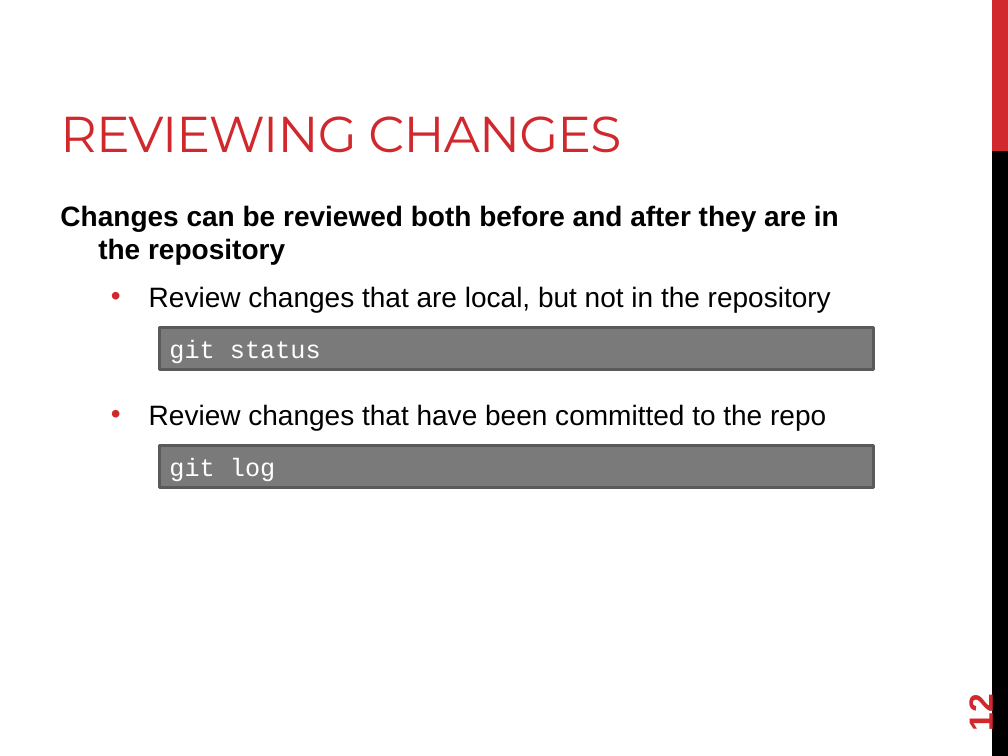
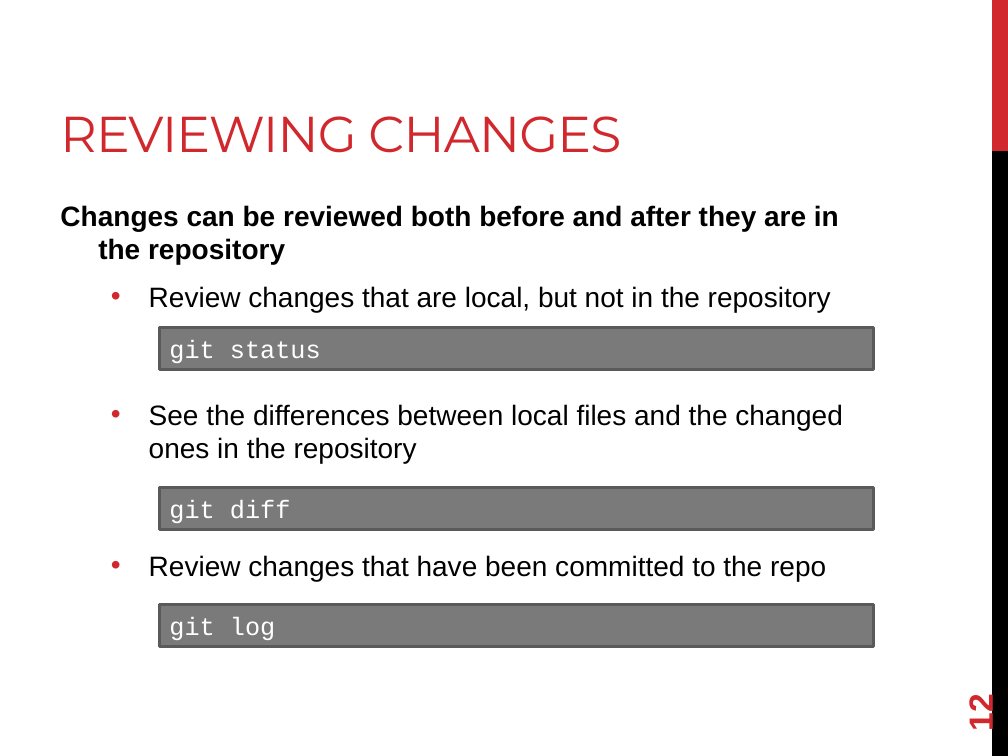
Before and after one commit to joshpeterson/DevelopingConcurrentSoftware, a slide deck: slide 12 of Lectures/Introduction to Distributed Version Control/Introduction to Distributed Version Control.pptx. Drawn at 1008x756 pixels with LibreOffice and Linux fonts; fonts in the diff are those of the drawing. Boxes give left, top, right and bottom in pixels: in the first picture for what was removed or moved away, otherwise in the second. Text is boxed around its words. In the diff, an @@ line names an element or a change of style, - is before the commit and + after.

```diff
--- a/Lectures/Introduction to Distributed Version Control/Introduction to Distributed Version Control.pptx
+++ b/Lectures/Introduction to Distributed Version Control/Introduction to Distributed Version Control.pptx
@@ text at (149,404,843,463): paragraph added @@
+  • See the differences between local files and the changed ones in the repository
@@ rectangle added at (159,487,873,529), fill #7A7A7A, outline #5A5A5A 2.25 pt, 18 pt, text #FFFFFF @@
+git diff
@@ rectangle "git log": place and size @@
-rectangle "git log" at (159,446,873,488)
+rectangle "git log" at (159,605,873,647)
```
Also in this commit, not shown: 1 other slide changed, 1 other file.
